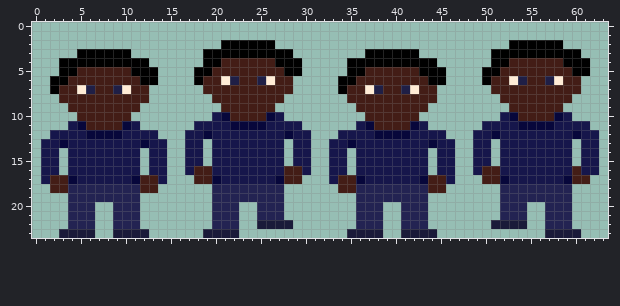
Two versions of one pixel-art sprite, Images/LeGardienDown.png. Above: the version before the commit.
The file is 64x24 pixels.
And afterwards:
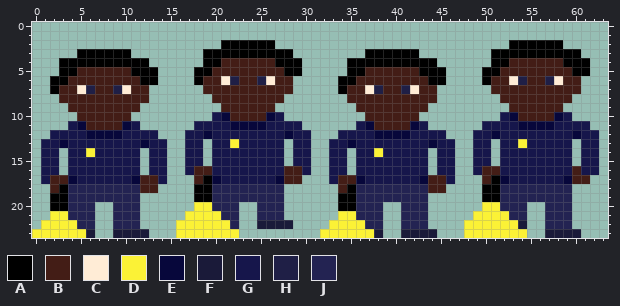
Palette (. is transparent): A #000000  B #431d16  C #ffecd6  D #fbf236  E #07073b  F #1a1a39  G #16164b  H #1f1f46  J #232352
Edits made:
y 13: x 22 G -> D; x 54 G -> D
y 14: x 6 G -> D; x 38 G -> D
y 17: x 19 B -> A; x 51 B -> A
y 18: x 3 B -> A; x 18..19 .. -> AA; x 35 B -> A; x 50..51 .. -> AA
y 19: x 2..3 .. -> AA; x 18..19 .. -> AA; x 34..35 .. -> AA; x 50..51 .. -> AA
y 20: x 2..3 .. -> AA; x 18..19 .. -> DD; x 34..35 .. -> AA; x 50..51 .. -> DD
y 21: x 2..3 .. -> DD; x 17..20 ...J -> DDDD; x 34..35 .. -> DD; x 49..52 ...J -> DDDD
y 22: x 1..4 ...J -> DDDD; x 16..21 ....JJ -> DDDDDD; x 33..36 ...J -> DDDD; x 48..53 ...FFF -> DDDDDD
y 23: x 0..5 ...FFF -> DDDDDD; x 16..22 ...FFFF -> DDDDDDD; x 32..37 ...FFF -> DDDDDD; x 48..54 ....... -> DDDDDDD
